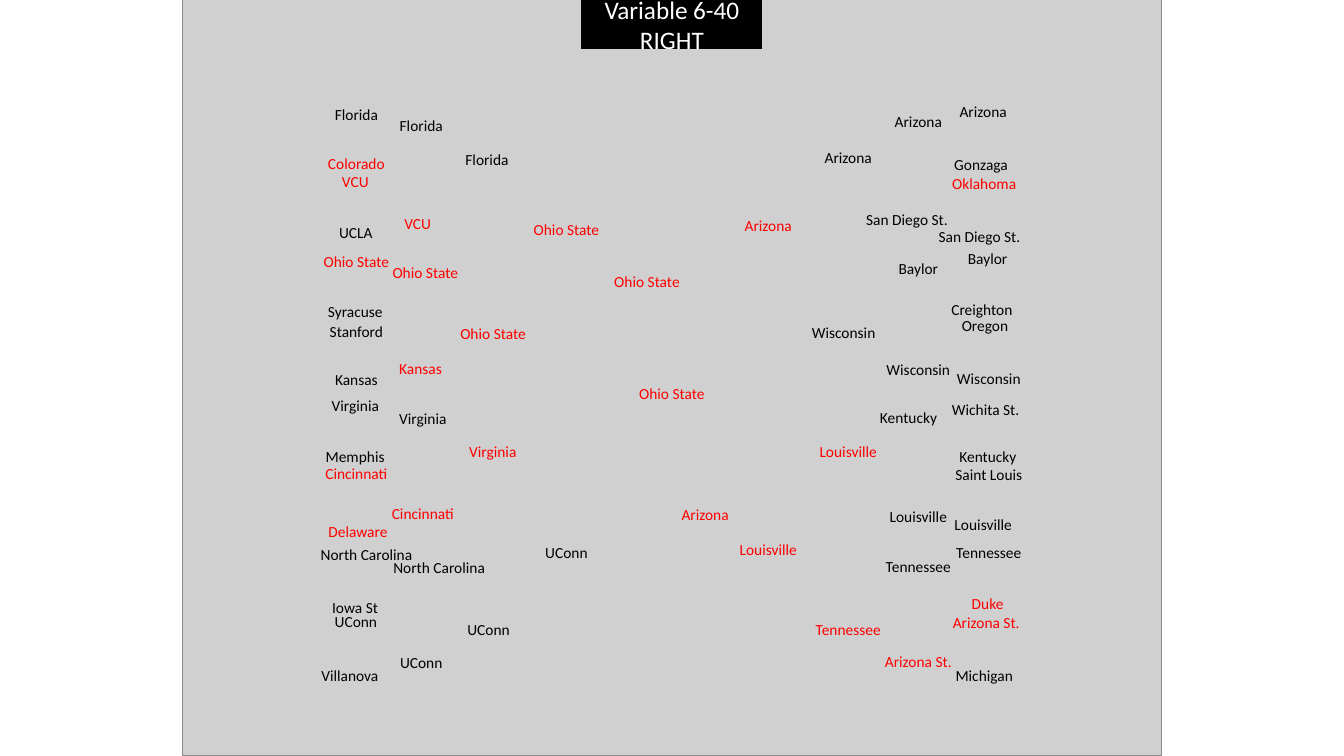
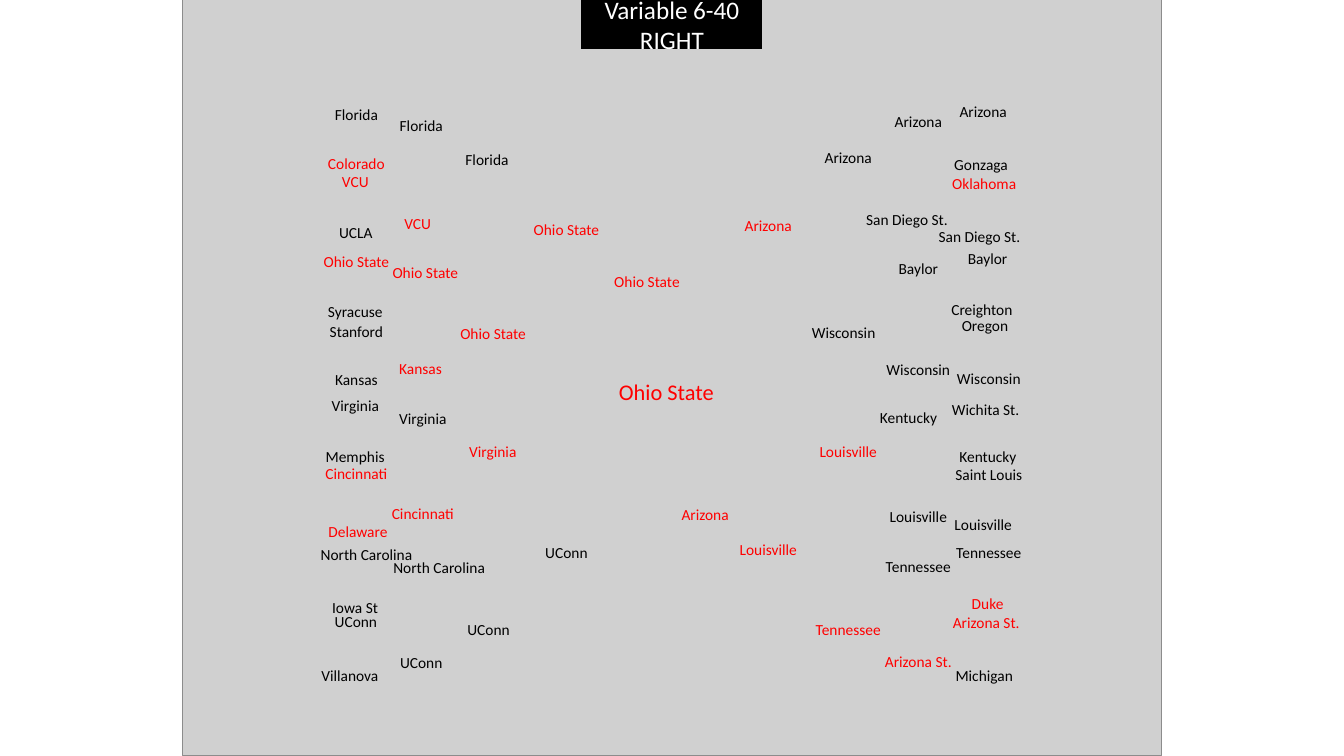
Before and after one commit to NicholasFrederick/March-Madness-Prediction, a slide deck: slide 10 of Brackets.pptx. Drawn at 1344x756 pixels with LibreOffice and Linux fonts; fonts in the diff are those of the drawing; grey boxes stand for pictures. Boxes give left, top, right and bottom in pixels: in the first picture for what was removed or moved away, otherwise in the second. Text is boxed around its words. In the diff, an @@ line names an element or a change of style, - is before the commit and + after.

```diff
--- a/Brackets.pptx
+++ b/Brackets.pptx
@@ text "Ohio State": place and size @@
-text "Ohio State" at (639, 388, 705, 399)
+text "Ohio State" at (619, 384, 713, 400)
@@ text "Ohio State" at (619, 384, 713, 400): size 11 to 16 pt @@
```
Also in this commit, not shown: 17 other slides changed, 4 slides added, 4 slides removed.
